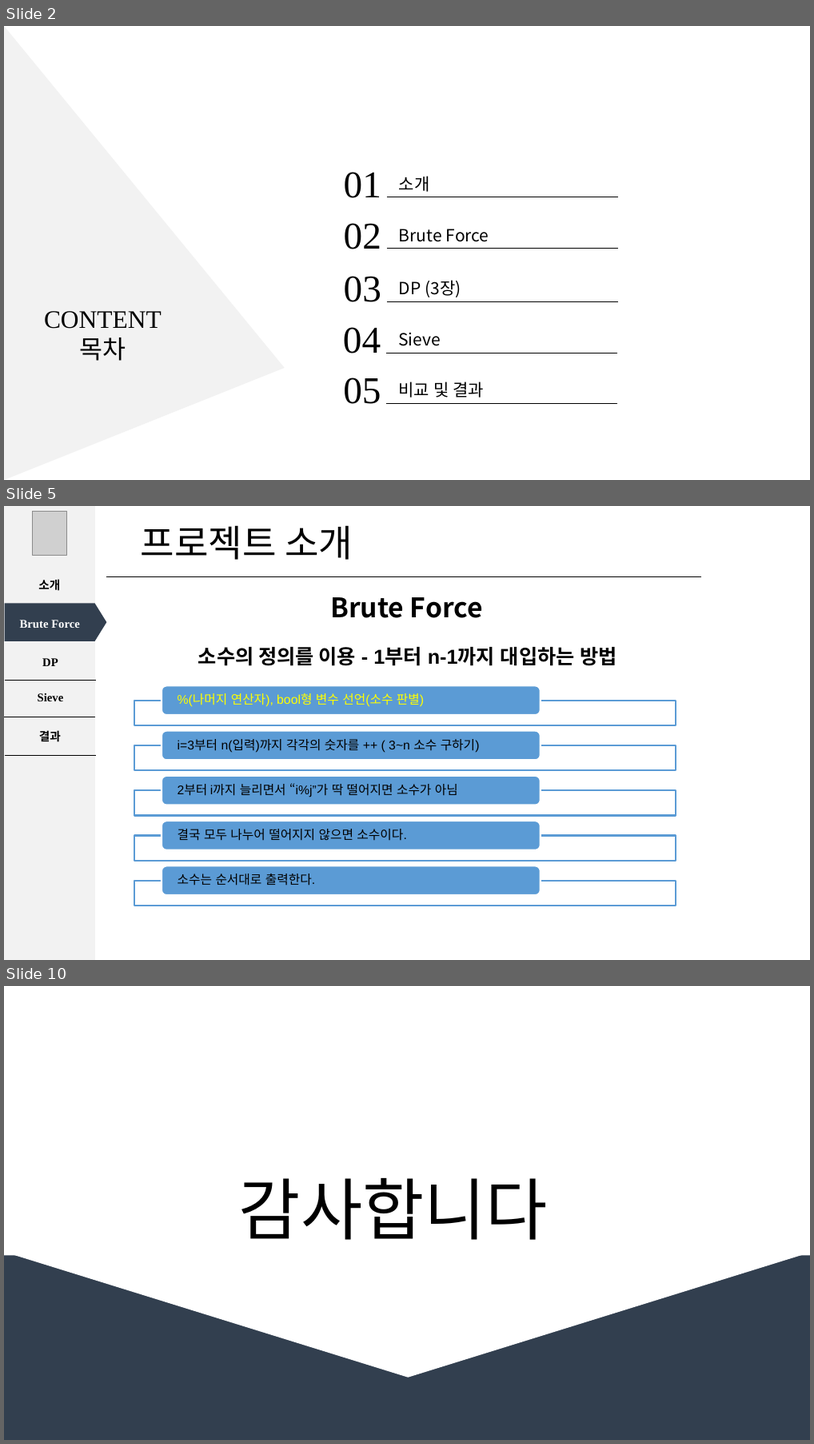
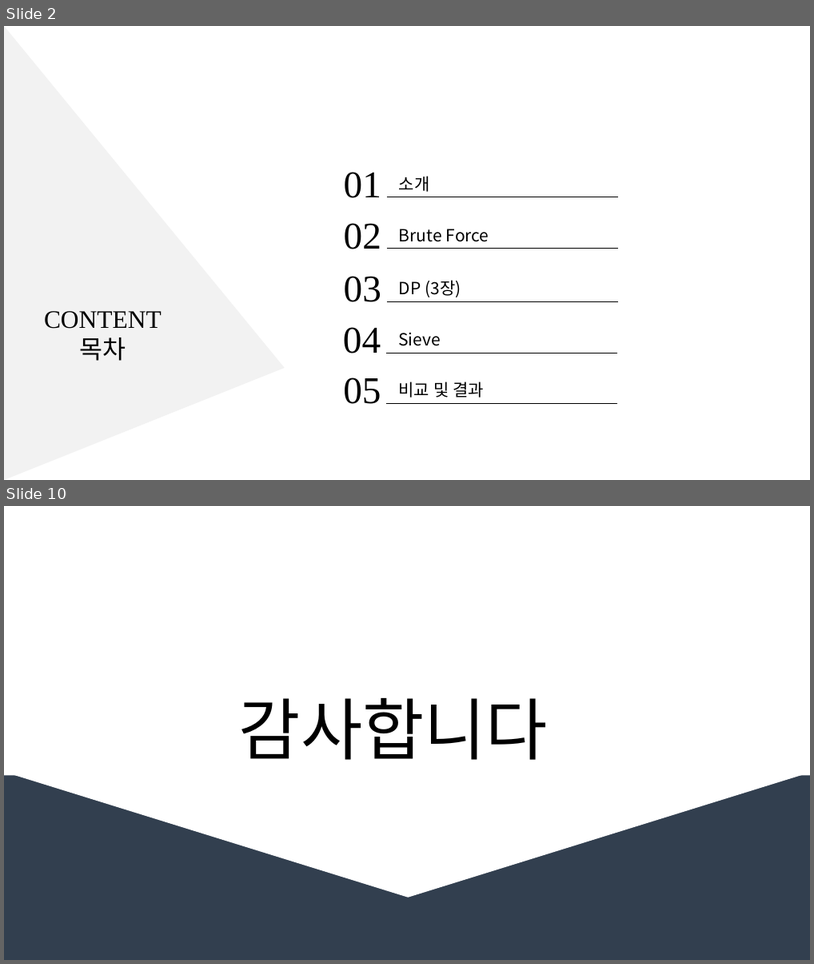
Before and after one commit to Jack-93/AlgorithmCode, a slide deck: 2014270243_오재욱_알고리즘_개인과제.pptx. Shown one above the other, each under a label of ours: slides 2, 5 and 10 before the commit, slides 2 and 10 after it; the slides between them are not shown. The pictures are 814x1444 and 814x964 pixels, drawn with LibreOffice and Linux fonts; fonts in the diff are those of the drawing; grey boxes stand for pictures. Boxes give left, top, right and bottom in pixels: in the first picture for what was removed or moved away, otherwise in the second. Text is boxed around its words. In the diff, an @@ line names an element or a change of style, - is before the commit and + after.

```diff
--- a/2014270243_오재욱_알고리즘_개인과제.pptx
+++ b/2014270243_오재욱_알고리즘_개인과제.pptx
@@ slide 5 removed at [4,506,810,960], background #FFFFFF @@
@@ rectangle removed at [4,506,95,960] @@
@@ picture removed at [33,511,67,555] @@
@@ title removed at [141,525,353,560] @@
-프로젝트 소개
@@ line removed from (106, 576) to (702, 576) @@
@@ text removed at [38,579,60,591] @@
-소개
@@ text removed at [330,597,483,618] @@
-Brute Force
@@ pentagon arrow removed at [5,604,107,641] @@
@@ text removed at [20,620,80,628] @@
-Brute Force
@@ text removed at [198,647,618,666] @@
-소수의 정의를 이용 - 1부터 n-1까지 대입하는 방법
@@ text removed at [42,658,58,666] @@
-DP
@@ line removed from (96, 680) to (5, 680) @@
@@ text removed at [38,693,64,701] @@
-Sieve
@@ line removed from (94, 717) to (4, 717) @@
@@ text removed at [39,730,61,742] @@
-결과
@@ line removed from (96, 756) to (5, 756) @@
@@ group removed at [134,686,676,905]: 5 rectangles, 5 rounded rectangles, 5 texts @@
-%(나머지 연산자), bool형 변수 선언(소수 판별)
-i=3부터 n(입력)까지 각각의 숫자를 ++ ( 3~n 소수 구하기)
-2부터 i까지 늘리면서 “i%j”가 딱 떨어지면 소수가 아님
-결국 모두 나누어 떨어지지 않으면 소수이다.
-소수는 순서대로 출력한다.
```
Also in this commit, not shown: 5 slides changed, 1 slide added, 9 other files.
